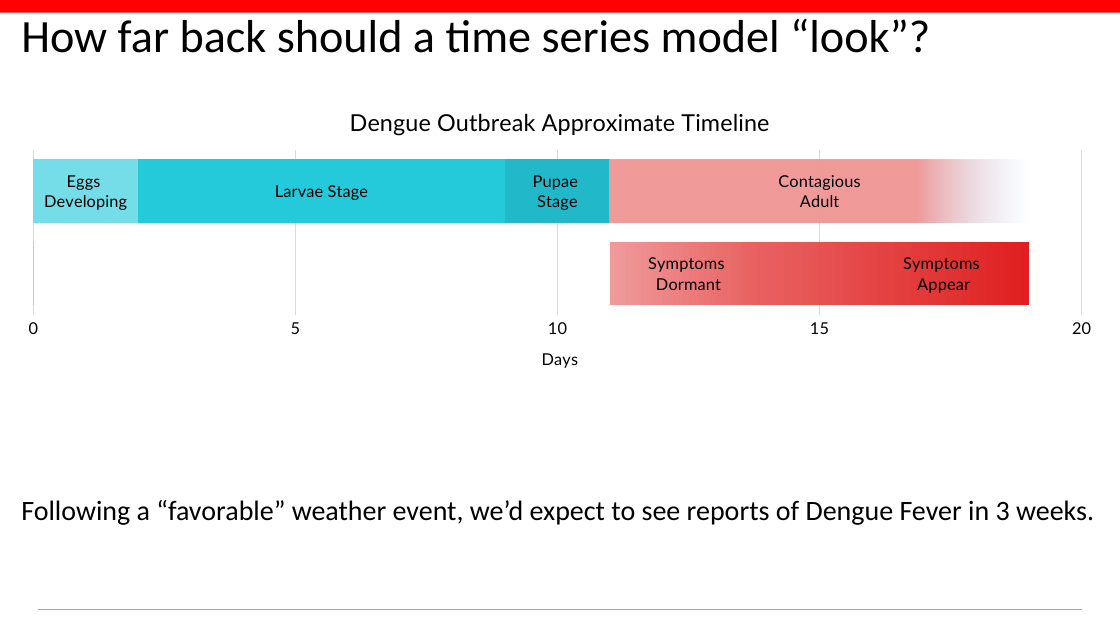
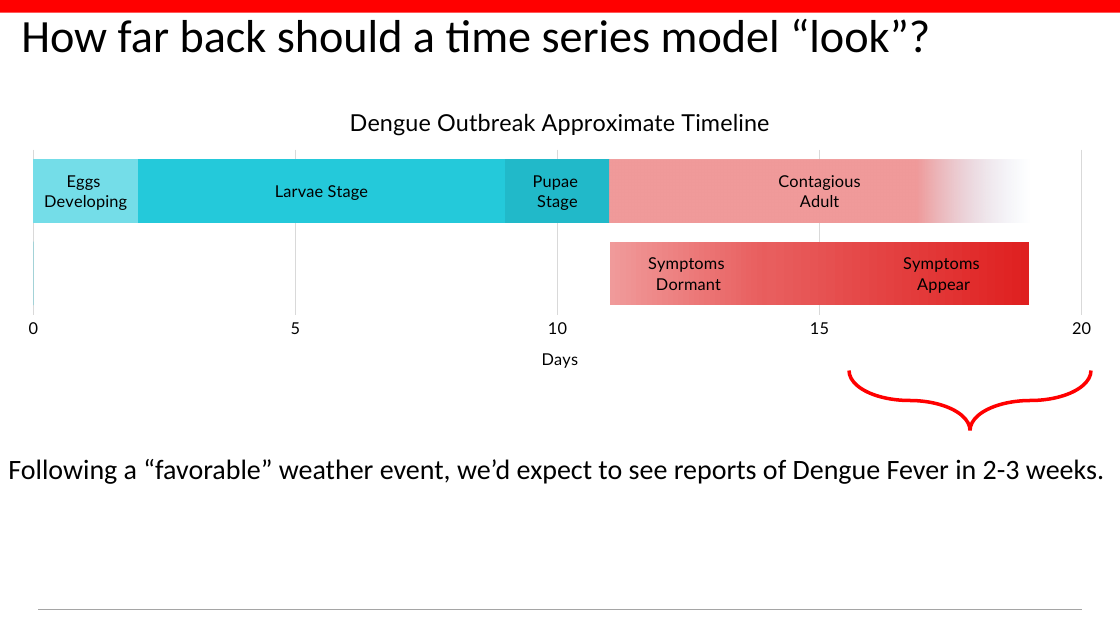
Before and after one commit to conditg/deng-ai, a slide deck: slide 8 of DengAI.pptx. Drawn at 1120x630 pixels with LibreOffice and Linux fonts; fonts in the diff are those of the drawing; background and template pictures are left out. Boxes give left, top, right and bottom in pixels: in the first picture for what was removed or moved away, otherwise in the second. Text is boxed around its words. In the diff, an @@ line names an element or a change of style, - is before the commit and + after.

```diff
--- a/DengAI.pptx
+++ b/DengAI.pptx
@@ right brace added at (849, 371, 1091, 431), outline #FF0000 3 pt @@
@@ text at (8, 459, 1104, 484): text changed @@
-Following a “favorable” weather event, we’d expect to see reports of Dengue Fever in 3 weeks.
+Following a “favorable” weather event, we’d expect to see reports of Dengue Fever in 2-3 weeks.
```
Also in this commit, not shown: 2 other slides changed, 5 slides added, 2 slides removed, 3 other files.
